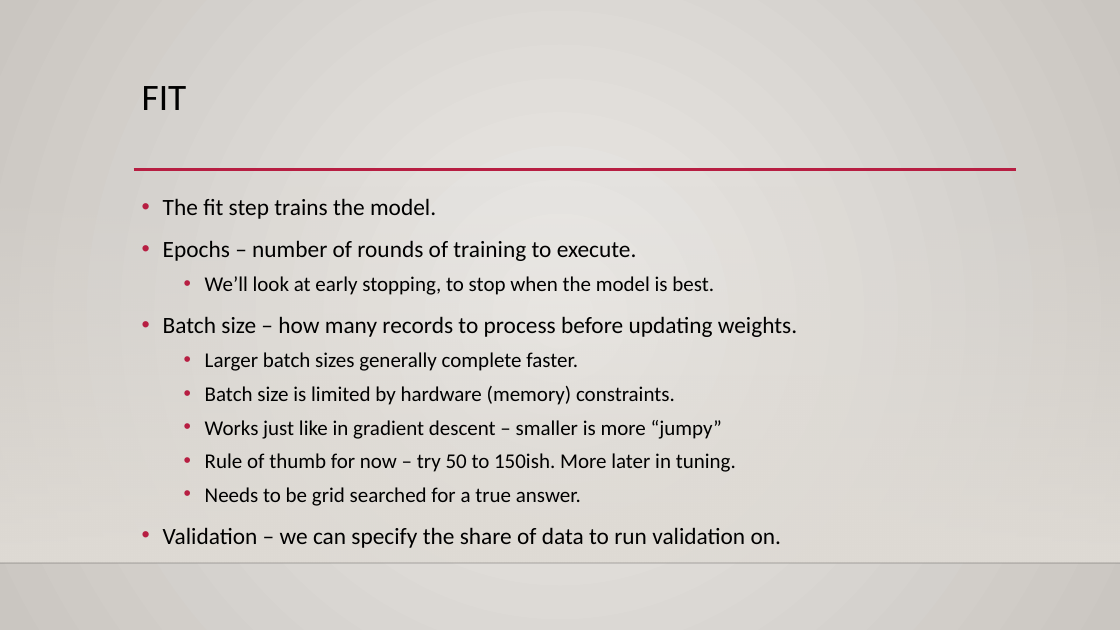
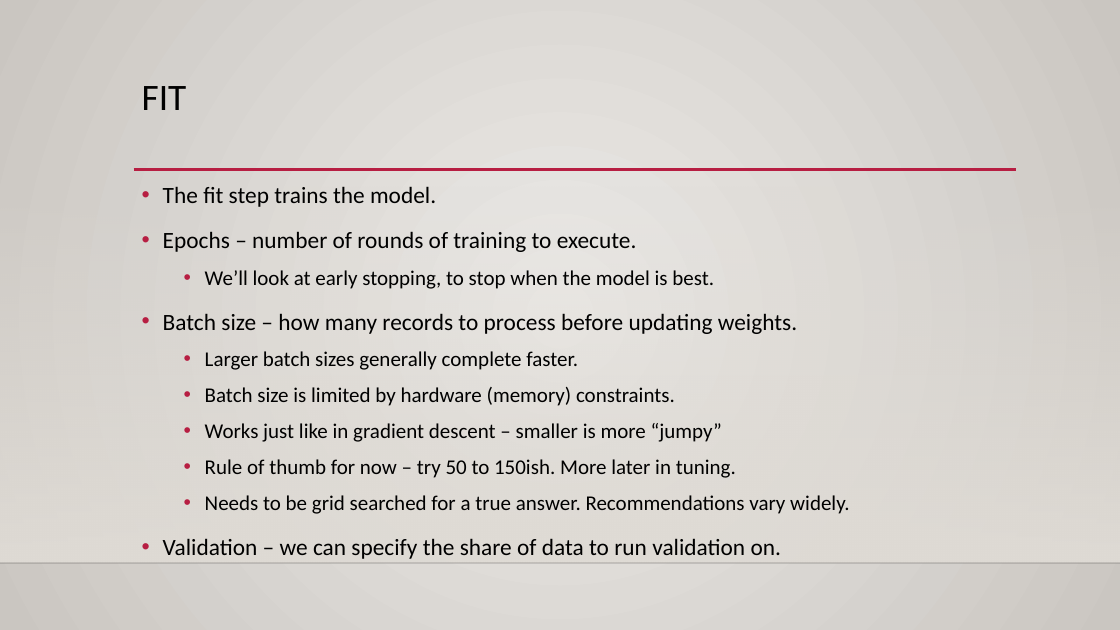
Before and after one commit to AkeemSemperDataScience/Intro_to_Machine_Learning_Students, a slide deck: slide 23 of reference_content/Slides/keras_intro.pptx (slide 16 before the commit). Drawn at 1120x630 pixels with LibreOffice and Linux fonts; fonts in the diff are those of the drawing; background and template pictures are left out. Boxes give left, top, right and bottom in pixels: in the first picture for what was removed or moved away, otherwise in the second. Text is boxed around its words. In the diff, an @@ line names an element or a change of style, - is before the commit and + after.

```diff
--- a/reference_content/Slides/keras_intro.pptx
+++ b/reference_content/Slides/keras_intro.pptx
@@ text "The fit step trains the ...": place and size @@
-text "The fit step trains the ..." at [163, 198, 797, 548]
+text "The fit step trains the ..." at [163, 186, 849, 559]
@@ text at [163, 186, 797, 559]: line spacing 1.1 to 1.2 @@
@@ text at [205, 495, 849, 514]: text changed @@
-  • Needs to be grid searched for a true answer.
+  • Needs to be grid searched for a true answer. Recommendations vary widely.
```
Also in this commit, not shown: 10 other slides changed, 10 slides added, 3 other files.
